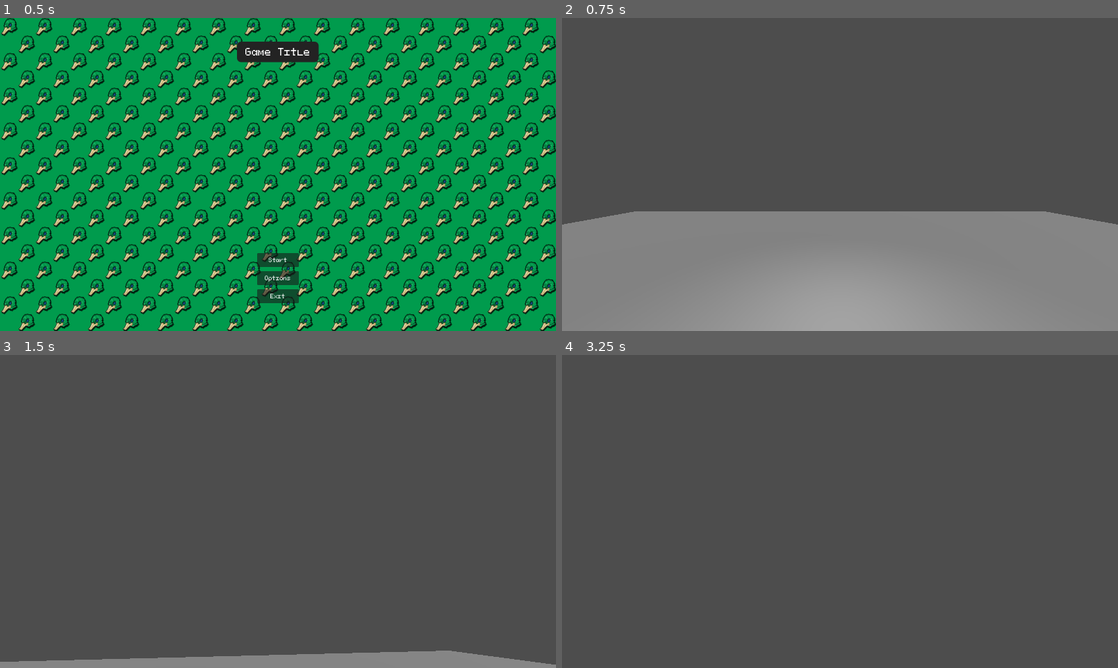
Above: before the commit, frames 1-4 (two rows, left to right).
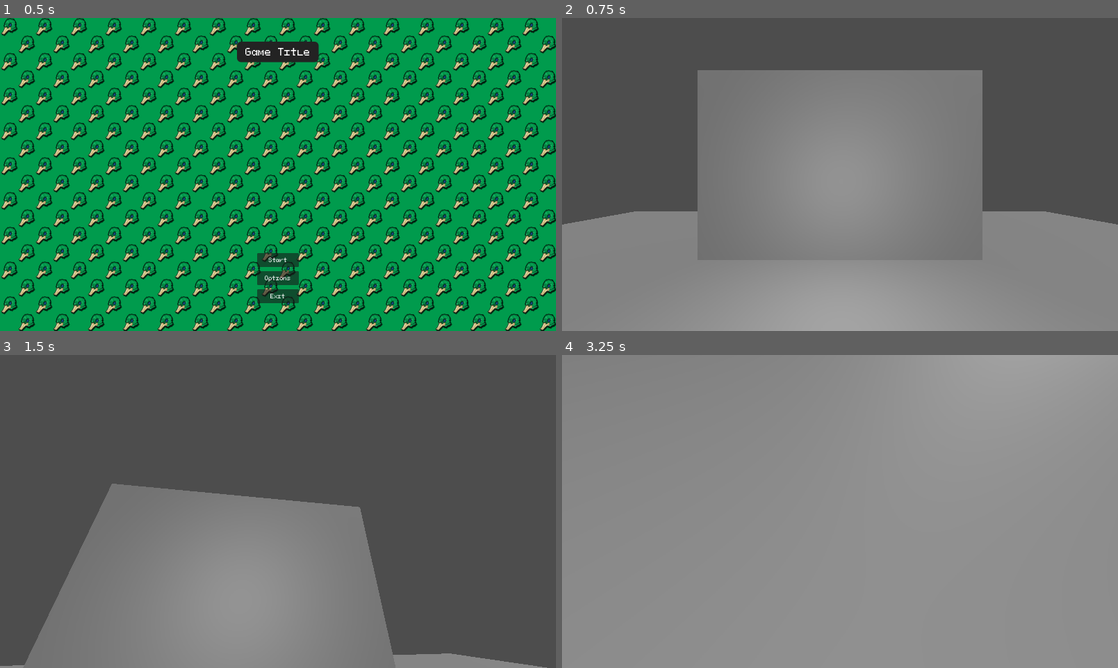
Above: after the commit, the same moments.

Repository: duckenclaw/godot-project-template
Game: Godot game, scene res://src/ui/main_menu.tscn
Same seed, same stepped clock (60 frames per second), same inputs: the game is played once before the commit and once after it.
Inputs (mouse positions are in pixels of both pictures, inside the frame that each line leads up to):
- Up to frame 1 (0.5 s): no input
- Up to frame 2 (0.75 s): click "Start" at 0.5 s
- Up to frame 3 (1.5 s): tap Enter at 1.25 s; move the mouse to (305, 511) at 1.27 s; hold W (forward) from 1.28 s (still down); hold C (crouch) from 1.28 s (still down)
- Up to frame 4 (3.25 s): keep holding W (forward); tap Space (jump) at 1.52, 1.55, 1.82, 2.1, 2.27, 2.57 s; move the mouse to (812, 511) at 2.02 s; release C (crouch) at 2.03 s; tap C (crouch) at 2.3 s; move the mouse to (851, 505) at 2.77 s; hold Space (jump) from 2.78 s (still down); tap E (activate) at 2.85 s

Frame 1 is identical in both runs. In frame 2, 23% of the frame differs, in the area x 24-76%, y 16-62%; in frame 3, 29%; in frame 4, 100%, in the area x 0-100%, y 0-100%.

Commit message:
fixed wallrunning

Diff:
--- a/src/3d/player_3d.tscn
+++ b/src/3d/player_3d.tscn
@@ -16,51 +16,11 @@
 script = ExtResource("2_4cdic")
 might = 3.0
 fortitude = 3.0
-motorics = 2.0
-starting_weight = 30.0
+motorics = 3.0
+starting_weight = 15.0
 metadata/_custom_type_script = "uid://b314boduvwxi5"
 
 [sub_resource type="CapsuleShape3D" id="CapsuleShape3D_3obeq"]
-
-[sub_resource type="Animation" id="Animation_4cdic"]
-resource_name = "crouch"
-length = 0.5
-tracks/0/type = "value"
-tracks/0/imported = false
-tracks/0/enabled = true
-tracks/0/path = NodePath("CollisionShape3D:shape:height")
-tracks/0/interp = 1
-tracks/0/loop_wrap = true
-tracks/0/keys = {
-"times": PackedFloat32Array(0, 0.5),
-"transitions": PackedFloat32Array(1, 1),
-"update": 0,
-"values": [2.0, 1.0]
-}
-tracks/1/type = "value"
-tracks/1/imported = false
-tracks/1/enabled = true
-tracks/1/path = NodePath("CollisionShape3D:position")
-tracks/1/interp = 1
-tracks/1/loop_wrap = true
-tracks/1/keys = {
-"times": PackedFloat32Array(0, 0.5),
-"transitions": PackedFloat32Array(1, 1),
-"update": 0,
-"values": [Vector3(0, 1, 0), Vector3(0, 0.5, 0)]
-}
-tracks/2/type = "value"
-tracks/2/imported = false
-tracks/2/enabled = true
-tracks/2/path = NodePath("CameraPivot:position")
-tracks/2/interp = 1
-tracks/2/loop_wrap = true
-tracks/2/keys = {
-"times": PackedFloat32Array(0, 0.5),
-"transitions": PackedFloat32Array(1, 1),
-"update": 0,
-"values": [Vector3(0, 1.75, 0), Vector3(0, 0.8, 0)]
-}
 
 [sub_resource type="Animation" id="Animation_lf55u"]
 length = 0.001
@@ -101,6 +61,46 @@
 "values": [Vector3(0, 1.75, 0)]
 }
 
+[sub_resource type="Animation" id="Animation_4cdic"]
+resource_name = "crouch"
+length = 0.5
+tracks/0/type = "value"
+tracks/0/imported = false
+tracks/0/enabled = true
+tracks/0/path = NodePath("CollisionShape3D:shape:height")
+tracks/0/interp = 1
+tracks/0/loop_wrap = true
+tracks/0/keys = {
+"times": PackedFloat32Array(0, 0.5),
+"transitions": PackedFloat32Array(1, 1),
+"update": 0,
+"values": [2.0, 1.25]
+}
+tracks/1/type = "value"
+tracks/1/imported = false
+tracks/1/enabled = true
+tracks/1/path = NodePath("CollisionShape3D:position")
+tracks/1/interp = 1
+tracks/1/loop_wrap = true
+tracks/1/keys = {
+"times": PackedFloat32Array(0, 0.5),
+"transitions": PackedFloat32Array(1, 1),
+"update": 0,
+"values": [Vector3(0, 1, 0), Vector3(0, 0.625, 0)]
+}
+tracks/2/type = "value"
+tracks/2/imported = false
+tracks/2/enabled = true
+tracks/2/path = NodePath("CameraPivot:position")
+tracks/2/interp = 1
+tracks/2/loop_wrap = true
+tracks/2/keys = {
+"times": PackedFloat32Array(0, 0.5),
+"transitions": PackedFloat32Array(1, 1),
+"update": 0,
+"values": [Vector3(0, 1.75, 0), Vector3(0, 1, 0)]
+}
+
 [sub_resource type="Animation" id="Animation_cn2xr"]
 resource_name = "uncrouch"
 length = 0.5
@@ -114,7 +114,7 @@
 "times": PackedFloat32Array(0, 0.5),
 "transitions": PackedFloat32Array(1, 1),
 "update": 0,
-"values": [Vector3(0, 0.8, 0), Vector3(0, 1.75, 0)]
+"values": [Vector3(0, 1, 0), Vector3(0, 1.75, 0)]
 }
 tracks/1/type = "value"
 tracks/1/imported = false
@@ -126,7 +126,7 @@
 "times": PackedFloat32Array(0, 0.5),
 "transitions": PackedFloat32Array(1, 1),
 "update": 0,
-"values": [1.0, 2.0]
+"values": [1.25, 2.0]
 }
 tracks/2/type = "value"
 tracks/2/imported = false
@@ -138,7 +138,7 @@
 "times": PackedFloat32Array(0, 0.5),
 "transitions": PackedFloat32Array(1, 1),
 "update": 0,
-"values": [Vector3(0, 0.5, 0), Vector3(0, 1, 0)]
+"values": [Vector3(0, 0.625, 0), Vector3(0, 1, 0)]
 }
 
 [sub_resource type="AnimationLibrary" id="AnimationLibrary_ngeo7"]
--- a/src/3d/states/crouching_state.gd
+++ b/src/3d/states/crouching_state.gd
@@ -9,8 +9,6 @@
 func enter():
 	print("Entering Crouching state")
 	player.anim_player.play("crouch")
-	# TODO: Modify collision shape to be shorter when crouching
-	# This would require adjusting the CollisionShape3D height
 
 func exit():
 	print("Exiting Crouching state")
--- a/src/3d/states/jumping_state.gd
+++ b/src/3d/states/jumping_state.gd
@@ -20,6 +20,10 @@
 		# Apply additional upward force while holding jump
 		player.velocity.y += jump_hold_bonus * delta
 
+	if player.is_on_wall_only():
+		transition_to("wallrunning")
+		return
+
 	# Check if we're falling (reached peak of jump or released jump early)
 	if player.velocity.y <= 0:
 		transition_to("falling")
--- a/src/3d/states/wallrunning_state.gd
+++ b/src/3d/states/wallrunning_state.gd
@@ -6,7 +6,8 @@
 
 var wallrun_timer: float = 0.0
 var max_wallrun_time: float = 5.0
-var wallrun_speed: float = 12.0
+var wallrun_speed: float = 10.0
+var wallrun_speed_multiplier: float = 0.75
 var wall_normal: Vector3
 var wallrun_direction: Vector3
 
@@ -16,8 +17,12 @@
 
 	# TODO: Detect wall and calculate wall normal and run direction
 	# For now, use placeholder values
-	wall_normal = Vector3.RIGHT  # Placeholder
-	wallrun_direction = Vector3.FORWARD  # Placeholder
+
+	wall_normal = player.get_wall_normal()
+	print("Wall normal: ", wall_normal)
+	wallrun_direction = calculate_wallrun_direction()
+	print("Wallrun direction: ", wallrun_direction)
+	wallrun_speed = player.move_speed * wallrun_speed_multiplier
 
 	# Add camera shake for wallrun start
 	if player and player.camera:
@@ -39,7 +44,7 @@
 	if player.can_jump():
 		# Jump away from wall
 		player.velocity.y = player.jump_velocity
-		var jump_away_velocity = wall_normal * 8.0  # Push away from wall
+		var jump_away_velocity = wall_normal * player.jump_velocity  # Push away from wall
 		player.set_horizontal_velocity(jump_away_velocity)
 		player.jump_buffer_time = 0
 		player.coyote_time = 0
@@ -59,9 +64,39 @@
 
 # TODO: Add wall detection functions
 func detect_wall() -> bool:
-	# Implementation needed for wall detection using raycasts
-	return false
+	print("Detecting walls: " + str(player.is_on_wall()))
+	return player.is_on_wall()
 
 func get_wall_normal() -> Vector3:
 	# Implementation needed to get wall surface normal
 	return Vector3.RIGHT
+
+func calculate_wallrun_direction() -> Vector3:
+	if not player:
+		return Vector3.FORWARD
+
+	# Get the player's horizontal velocity (ignore Y component)
+	var horizontal_velocity = Vector3(player.velocity.x, 0, player.velocity.z)
+
+	# If player has no horizontal velocity, use input direction
+	if horizontal_velocity.length() < 0.1:
+		horizontal_velocity = player.get_movement_input_direction()
+		if horizontal_velocity.length() < 0.1:
+			# Fallback: use camera forward direction
+			horizontal_velocity = -player.camera_pivot.global_transform.basis.z
+			horizontal_velocity.y = 0
+			horizontal_velocity = horizontal_velocity.normalized()
+
+	# Calculate the direction parallel to the wall
+	# This is done by projecting the velocity onto the wall plane
+	# Wall plane is perpendicular to wall_normal
+	var wall_parallel_direction = horizontal_velocity - wall_normal * horizontal_velocity.dot(wall_normal)
+	wall_parallel_direction = wall_parallel_direction.normalized()
+
+	# Ensure we're running forward along the wall (not backward)
+	# Check if the calculated direction aligns with the original movement intent
+	var original_direction = horizontal_velocity.normalized()
+	if wall_parallel_direction.dot(original_direction) < 0:
+		wall_parallel_direction = -wall_parallel_direction
+
+	return wall_parallel_direction
--- a/src/3d/test_3D.tscn
+++ b/src/3d/test_3D.tscn
@@ -13,6 +13,12 @@
 [sub_resource type="CameraAttributesPhysical" id="CameraAttributesPhysical_ejecp"]
 
 [sub_resource type="Compositor" id="Compositor_5cm31"]
+
+[sub_resource type="BoxShape3D" id="BoxShape3D_ejecp"]
+size = Vector3(7.5, 5, 0.5)
+
+[sub_resource type="BoxMesh" id="BoxMesh_5cm31"]
+size = Vector3(7.5, 5, 0.5)
 
 [node name="Test3d" type="Node3D"]
 
@@ -38,3 +44,14 @@
 transform = Transform3D(0.14644662, -0.8535533, 0.49999997, 0.49999997, 0.49999997, 0.70710677, -0.8535533, 0.14644662, 0.49999997, 0, 0, 0)
 
 [node name="Player3d" parent="." instance=ExtResource("1_ejecp")]
+
+[node name="Wall" type="StaticBody3D" parent="."]
+transform = Transform3D(1, 0, 0, 0, 1, 0, 0, 0, 1, 0, 0, -5.613644)
+
+[node name="CollisionShape3D" type="CollisionShape3D" parent="Wall"]
+transform = Transform3D(1, 0, 0, 0, 1, 0, 0, 0, 1, 0, 2.5, 0)
+shape = SubResource("BoxShape3D_ejecp")
+
+[node name="MeshInstance3D" type="MeshInstance3D" parent="Wall"]
+transform = Transform3D(1, 0, 0, 0, 1, 0, 0, 0, 1, 0, 2.5, 0)
+mesh = SubResource("BoxMesh_5cm31")
Not shown: 1 places in src/3d/test_3D.tscn that only renumber resources
